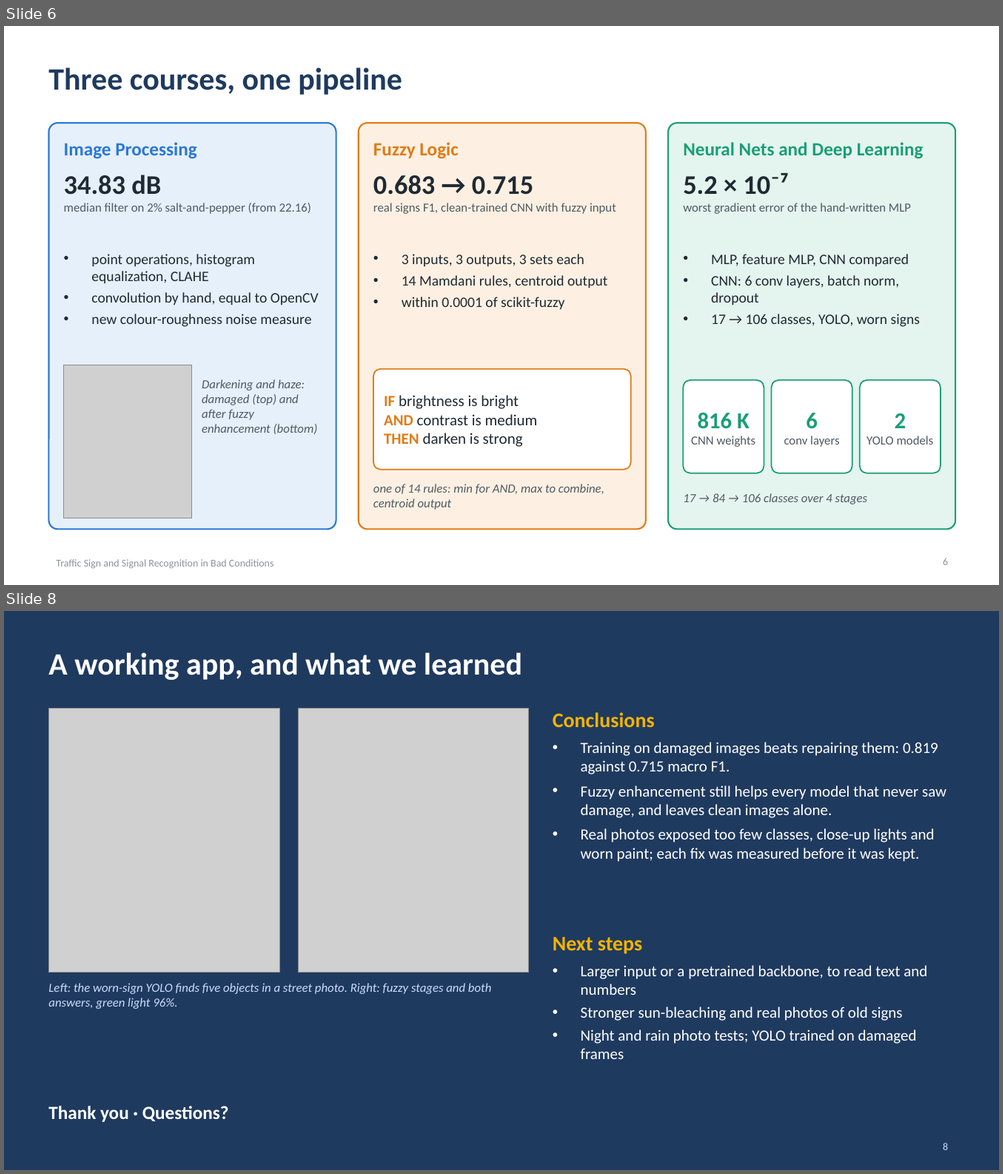
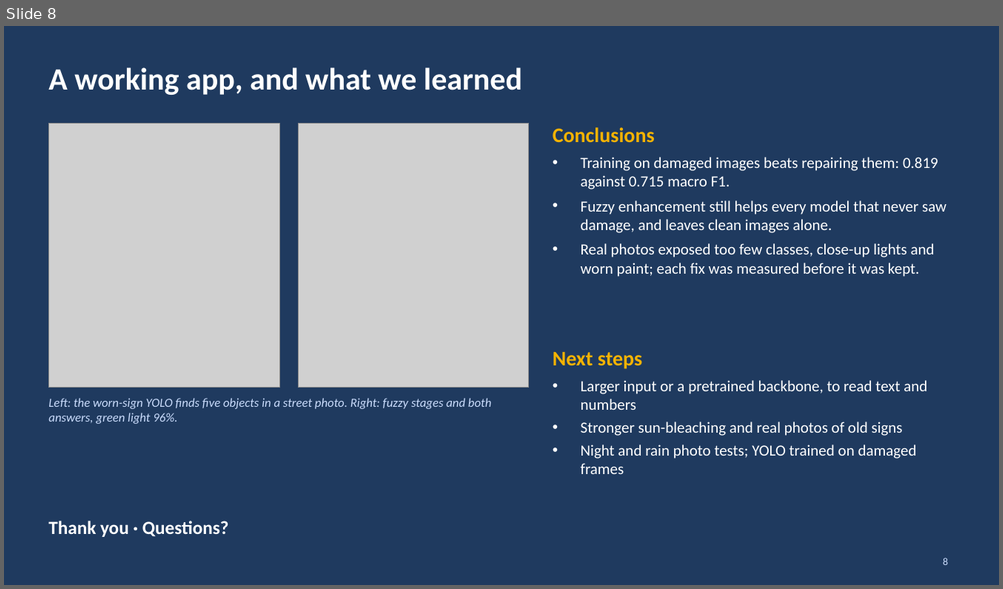
Before and after one commit to shreshav2404-code/Traffic-Sign-and-Signal-Recognition-in-Bad-Conditions, a slide deck: documents/report/Traffic_Sign_Recognition_Presentation.pptx. Shown one above the other, each under a label of ours: slides 6 and 8 before the commit, slide 8 after it; the slides between them are not shown. The pictures are 1003x1174 and 1003x589 pixels, drawn with LibreOffice and Linux fonts; fonts in the diff are those of the drawing; grey boxes stand for pictures. Boxes give left, top, right and bottom in pixels: in the first picture for what was removed or moved away, otherwise in the second. Text is boxed around its words. In the diff, an @@ line names an element or a change of style, - is before the commit and + after.

```diff
--- a/documents/report/Traffic_Sign_Recognition_Presentation.pptx
+++ b/documents/report/Traffic_Sign_Recognition_Presentation.pptx
@@ slide 6 removed at box(4, 26, 999, 585), background #FFFFFF @@
@@ title removed at box(48, 67, 402, 95) @@
-Three courses, one pipeline
@@ rounded rectangle removed at box(48, 123, 336, 530) @@
@@ rounded rectangle removed at box(358, 123, 646, 530) @@
@@ rounded rectangle removed at box(668, 123, 956, 530) @@
@@ text removed at box(64, 142, 196, 159) @@
-Image Processing
@@ text removed at box(373, 142, 458, 159) @@
-Fuzzy Logic
@@ text removed at box(683, 142, 923, 159) @@
-Neural Nets and Deep Learning
@@ text removed at box(64, 175, 311, 214) @@
-34.83 dB
-median filter on 2% salt-and-pepper (from 22.16)
@@ text removed at box(373, 175, 616, 214) @@
-0.683 → 0.715
-real signs F1, clean-trained CNN with fuzzy input
@@ text removed at box(683, 173, 910, 214) @@
-5.2 × 10⁻⁷
-worst gradient error of the hand-written MLP
@@ text removed at box(91, 254, 318, 327) @@
-• point operations, histogram equalization, CLAHE
-• convolution by hand, equal to OpenCV
-• new colour-roughness noise measure
@@ text removed at box(401, 254, 607, 309) @@
-• 3 inputs, 3 outputs, 3 sets each
-• 14 Mamdani rules, centroid output
-• within 0.0001 of scikit-fuzzy
@@ text removed at box(711, 254, 919, 327) @@
-• MLP, feature MLP, CNN compared
-• CNN: 6 conv layers, batch norm, dropout
-• 17 → 106 classes, YOLO, worn signs
@@ picture removed at box(64, 366, 192, 518) @@
@@ text removed at box(202, 380, 318, 434) @@
-Darkening and haze: damaged (top) and after fuzzy enhancement (bottom)
@@ rounded rectangle removed at box(373, 369, 631, 470) @@
-IF brightness is bright
-AND contrast is medium
-THEN darken is strong
@@ rounded rectangle removed at box(683, 380, 763, 474) @@
-816 K
-CNN weights
@@ rounded rectangle removed at box(771, 380, 851, 474) @@
-6
-conv layers
@@ rounded rectangle removed at box(859, 380, 940, 474) @@
-2
-YOLO models
@@ text removed at box(373, 484, 604, 510) @@
-one of 14 rules: min for AND, max to combine, centroid output
@@ text removed at box(683, 494, 868, 505) @@
-17 → 84 → 106 classes over 4 stages
@@ page number removed at box(942, 558, 948, 565) @@
-6
@@ text removed at box(56, 560, 274, 569) @@
-Traffic Sign and Signal Recognition in Bad Conditions
```
Also in this commit, not shown: 6 slides changed, 1 slide added, 5 other files.
